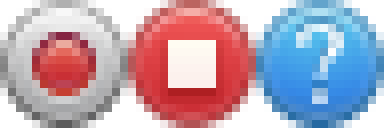
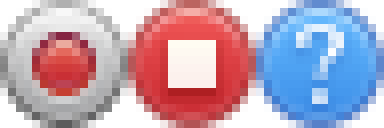
Before/after of a 384px x 128px layered artwork. What changed in the layer stack:
renamed "Eingefügte Ebene #1" to "Eingefügte Ebene #2", moved it above "Eingefügte Ebene #3", painted on it over [256, 0, 384, 128]
